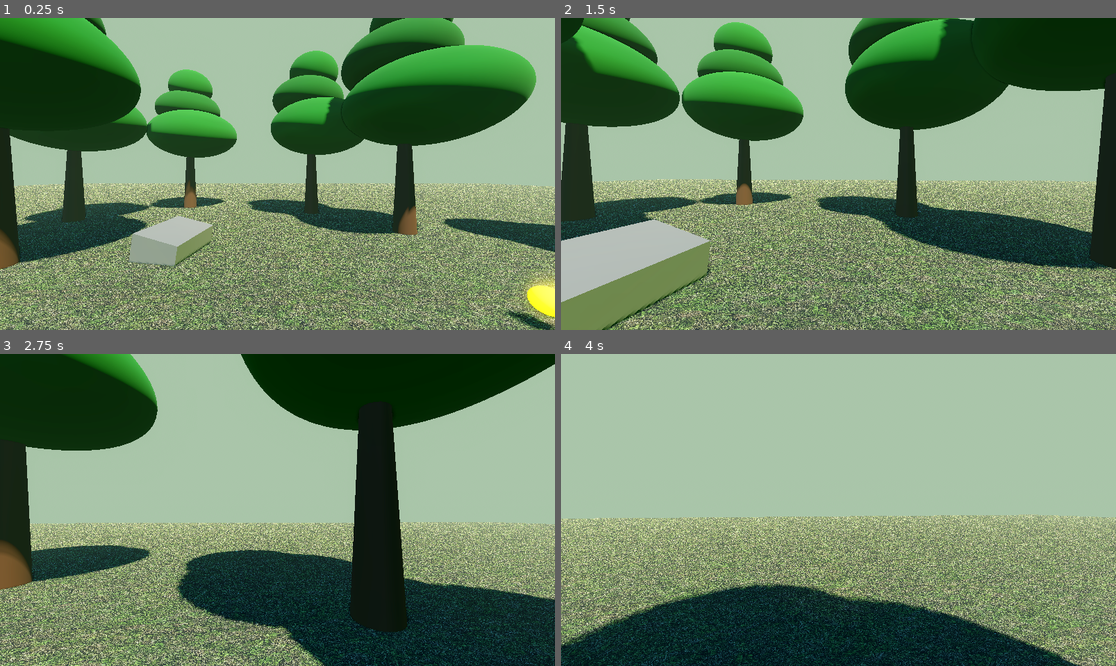
Above: before the commit, frames 1-4 (two rows, left to right).
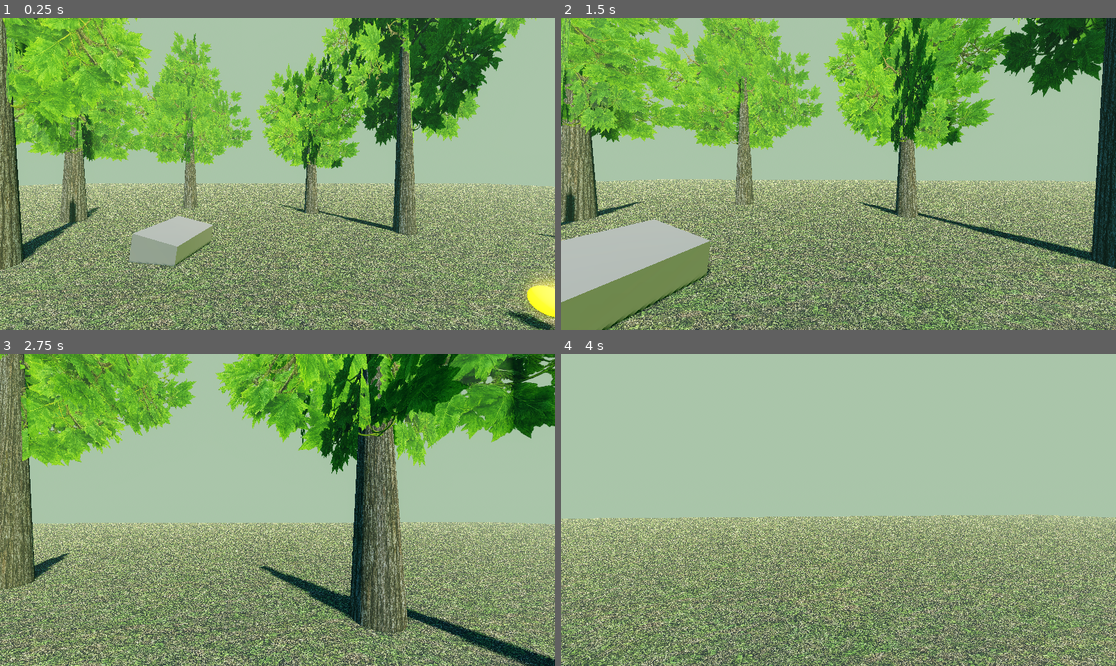
Above: after the commit, the same moments.

Repository: oprogramas/godotproject1
Game: Godot game, scene res://scenes/level_01.tscn
Same seed, same stepped clock (60 frames per second), same inputs: the game is played once before the commit and once after it.
Inputs (mouse positions are in pixels of both pictures, inside the frame that each line leads up to):
- Up to frame 1 (0.25 s): no input
- Up to frame 2 (1.5 s): move the mouse to (866, 174) at 0.52 s; hold E (interact) 0.53-1.28 s; hold W (move_forward) from 0.53 s (still down); move the mouse to (810, 174) at 1.27 s; tap F (toggle_flashlight) at 1.35 s
- Up to frame 3 (2.75 s): keep holding W (move_forward); move the mouse to (288, 503) at 2.02 s; hold E (interact) from 2.03 s (still down)
- Up to frame 4 (4 s): keep holding W (move_forward); move the mouse to (832, 516) at 2.77 s; release E (interact) at 2.78 s; tap F (toggle_flashlight) at 2.85 s; move the mouse to (877, 513) at 3.52 s; hold E (interact) from 3.53 s (still down)

The runs differ from the first frame. In frame 1, 40% of the frame differs, in the area x 0-100%, y 0-81%; in frame 2, 39%; in frame 3, 46%, in the area x 0-100%, y 0-100%; in frame 4, 17%.

Commit message:
feat: improve trees with cross-plane foliage, textures and randomization

Diff:
--- a/scenes/tree.tscn
+++ b/scenes/tree.tscn
@@ -1,4 +1,8 @@
-[gd_scene load_steps=8 format=3]
+[gd_scene load_steps=9 format=3]
+
+[ext_resource type="Texture2D" path="res://assets/textures/bark.png" id="1_bark"]
+[ext_resource type="Texture2D" path="res://assets/textures/leaves.png" id="2_leaves"]
+[ext_resource type="Script" path="res://scripts/tree.gd" id="3_tree"]
 
 [sub_resource type="CylinderMesh" id="1"]
 top_radius = 0.12
@@ -10,30 +14,32 @@
 height = 6.0
 
 [sub_resource type="StandardMaterial3D" id="3"]
-albedo_color = Color(0.28, 0.14, 0.05, 1)
+albedo_color = Color(1, 1, 1, 1)
+albedo_texture = ExtResource("1_bark")
+uv1_scale = Vector3(2, 3, 1)
 roughness = 0.95
 
-[sub_resource type="SphereMesh" id="4"]
-radius = 2.8
-height = 4.0
+[sub_resource type="QuadMesh" id="4"]
+size = Vector2(6.0, 5.0)
 
-[sub_resource type="SphereMesh" id="5"]
-radius = 2.1
-height = 3.0
+[sub_resource type="QuadMesh" id="5"]
+size = Vector2(5.0, 4.2)
 
-[sub_resource type="SphereMesh" id="6"]
-radius = 1.4
-height = 2.2
+[sub_resource type="QuadMesh" id="7"]
+size = Vector2(4.2, 3.5)
 
-[sub_resource type="StandardMaterial3D" id="7"]
-albedo_color = Color(0.08, 0.36, 0.08, 1)
+[sub_resource type="QuadMesh" id="8"]
+size = Vector2(4.8, 4.0)
+
+[sub_resource type="StandardMaterial3D" id="6"]
+transparency = 1
+albedo_color = Color(1, 1, 1, 1)
+albedo_texture = ExtResource("2_leaves")
 roughness = 1.0
-
-[sub_resource type="StandardMaterial3D" id="8"]
-albedo_color = Color(0.06, 0.3, 0.06, 1)
-roughness = 1.0
+cull_mode = 2
 
 [node name="Tree" type="StaticBody3D"]
+script = ExtResource("3_tree")
 
 [node name="CollisionShape3D" type="CollisionShape3D" parent="."]
 position = Vector3(0, 3, 0)
@@ -44,19 +50,80 @@
 mesh = SubResource("1")
 surface_material_override/0 = SubResource("3")
 
-[node name="Foliage_Low" type="MeshInstance3D" parent="."]
-position = Vector3(0.4, 5.0, 0.2)
-scale = Vector3(1, 0.75, 1)
+[node name="Cluster_Low" type="Node3D" parent="."]
+position = Vector3(0, 4.8, 0)
+
+[node name="PlaneA" type="MeshInstance3D" parent="Cluster_Low"]
 mesh = SubResource("4")
-surface_material_override/0 = SubResource("7")
+surface_material_override/0 = SubResource("6")
 
-[node name="Foliage_Mid" type="MeshInstance3D" parent="."]
-position = Vector3(-0.2, 6.8, -0.3)
-scale = Vector3(1, 0.8, 1)
+[node name="PlaneB" type="MeshInstance3D" parent="Cluster_Low"]
+rotation_degrees = Vector3(0, 60, 0)
+mesh = SubResource("4")
+surface_material_override/0 = SubResource("6")
+
+[node name="PlaneC" type="MeshInstance3D" parent="Cluster_Low"]
+rotation_degrees = Vector3(0, 120, 0)
+mesh = SubResource("4")
+surface_material_override/0 = SubResource("6")
+
+[node name="Cluster_Mid" type="Node3D" parent="."]
+position = Vector3(0.2, 6.6, -0.3)
+
+[node name="PlaneA" type="MeshInstance3D" parent="Cluster_Mid"]
+rotation_degrees = Vector3(0, 30, 0)
 mesh = SubResource("5")
-surface_material_override/0 = SubResource("8")
+surface_material_override/0 = SubResource("6")
 
-[node name="Foliage_Top" type="MeshInstance3D" parent="."]
-position = Vector3(0.1, 8.2, 0.1)
-mesh = SubResource("6")
-surface_material_override/0 = SubResource("7")
+[node name="PlaneB" type="MeshInstance3D" parent="Cluster_Mid"]
+rotation_degrees = Vector3(0, 90, 0)
+mesh = SubResource("5")
+surface_material_override/0 = SubResource("6")
+
+[node name="PlaneC" type="MeshInstance3D" parent="Cluster_Mid"]
+rotation_degrees = Vector3(0, 150, 0)
+mesh = SubResource("5")
+surface_material_override/0 = SubResource("6")
+
+[node name="Cluster_Top" type="Node3D" parent="."]
+position = Vector3(-0.1, 8.2, 0.2)
+
+[node name="PlaneA" type="MeshInstance3D" parent="Cluster_Top"]
+mesh = SubResource("7")
+surface_material_override/0 = SubResource("6")
+
+[node name="PlaneB" type="MeshInstance3D" parent="Cluster_Top"]
+rotation_degrees = Vector3(0, 60, 0)
+mesh = SubResource("7")
+surface_material_override/0 = SubResource("6")
+
+[node name="PlaneC" type="MeshInstance3D" parent="Cluster_Top"]
+rotation_degrees = Vector3(0, 120, 0)
+mesh = SubResource("7")
+surface_material_override/0 = SubResource("6")
+
+[node name="Cluster_Side1" type="Node3D" parent="."]
+position = Vector3(1.3, 5.6, 1.0)
+
+[node name="PlaneA" type="MeshInstance3D" parent="Cluster_Side1"]
+rotation_degrees = Vector3(0, 20, 0)
+mesh = SubResource("8")
+surface_material_override/0 = SubResource("6")
+
+[node name="PlaneB" type="MeshInstance3D" parent="Cluster_Side1"]
+rotation_degrees = Vector3(0, 110, 0)
+mesh = SubResource("8")
+surface_material_override/0 = SubResource("6")
+
+[node name="Cluster_Side2" type="Node3D" parent="."]
+position = Vector3(-1.2, 6.0, -0.9)
+
+[node name="PlaneA" type="MeshInstance3D" parent="Cluster_Side2"]
+rotation_degrees = Vector3(0, 70, 0)
+mesh = SubResource("8")
+surface_material_override/0 = SubResource("6")
+
+[node name="PlaneB" type="MeshInstance3D" parent="Cluster_Side2"]
+rotation_degrees = Vector3(0, 160, 0)
+mesh = SubResource("8")
+surface_material_override/0 = SubResource("6")
--- /dev/null
+++ b/scripts/tree.gd
@@ -0,0 +1,20 @@
+extends StaticBody3D
+
+func _ready() -> void:
+	var rng := RandomNumberGenerator.new()
+	rng.seed = int(abs(global_position.x * 137.0 + global_position.z * 251.0))
+
+	# Randomizar escala e rotação Y da árvore inteira
+	var h := rng.randf_range(0.8, 1.5)
+	var w := rng.randf_range(0.75, 1.2)
+	scale = Vector3(w, h, w)
+	rotation.y = rng.randf_range(0.0, TAU)
+
+	# Deslocar cada cluster de copa ligeiramente
+	for child in get_children():
+		if child.name.begins_with("Cluster"):
+			child.position += Vector3(
+				rng.randf_range(-0.5, 0.5),
+				rng.randf_range(-0.3, 0.3),
+				rng.randf_range(-0.5, 0.5)
+			)
Binary file added: assets/textures/bark.png
Binary file added: assets/textures/leaves.png
